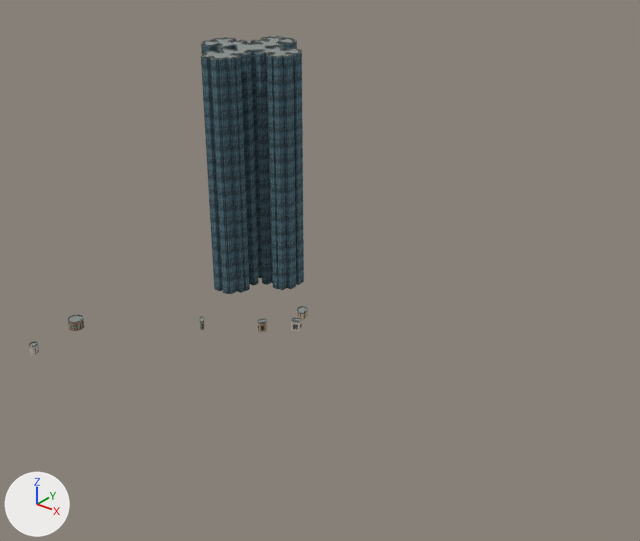
What one commit did to the glTF model Assets/Models/BuildingChunks/kowloon-city-buildings-District_24_-33.glb.
One viewpoint serves both versions: a 50 mm lens placed at (3343.0, 3939.0, 175.0), pointed at (3166.0, 4161.0, 38.0). The lights are fixed; the arrows at lower left show +X, +Y and +Z. The older version comes first. Objects named as collision shapes, trigger or cutter boxes, shadow casters or lower levels of detail are left out. Vertices at exactly the same position are counted once.

Names of what the first picture shows: 'District_24_-33'.
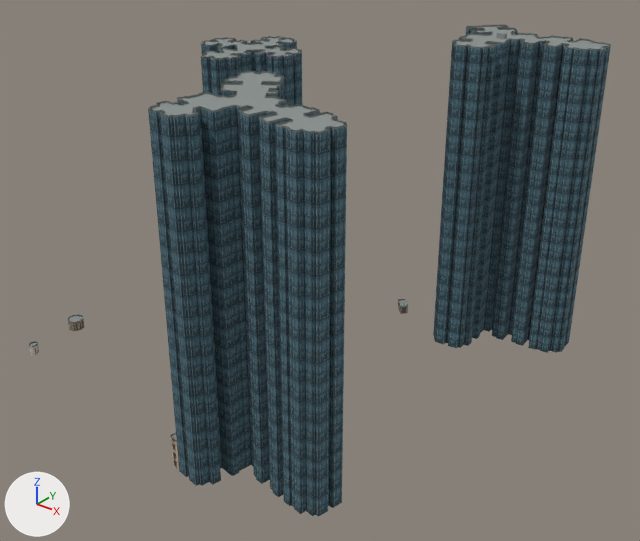
The change in detail:
Material 'CSDI_facade_3' (mat_csdi_facade_3) is new.
Its texture is img_building_facades.
Its roughness is 0.87.
me_district_24__33 is used by ob_district_24__33; location (3072.0, 4224.0, 0.0).
me_district_24__33 had 2756 vertices, 5688 faces and spanned x -1.2..73.3, y -127.6..1.9, z 0.0..100.8.
me_district_24__33 now has 8146 vertices, 16852 faces and spans x -1.2..161.0, y -141.9..17.9, z 0.0..115.5.
me_district_24__33 part 1: a new loose piece of 2823 vertices spanning x 84.3..147.8, y -141.9..-89.6, z 0.0..114.4.
me_district_24__33 part 2: a new loose piece of 2458 vertices spanning x 106.5..161.0, y -23.9..17.9, z 0.0..114.3.
Part 3, on me_district_24__33:
6 vertices are added at (94.3, -7.2, 0.0), (92.2, -9.3, 0.0), (92.2, -9.3, 3.1), (94.3, -7.2, 3.1), (92.2, -9.3, 3.7), (94.3, -7.2, 3.7).
6 new vertices lie (4.1, -4.1, 0.0) away from vertices in x 92.2..94.3, y -9.3..-7.2, z 0.0..3.7.
8 new faces join them, mat_csdi_facade_0 (picture img_building_facades).
18 new faces join them, mat_csdi_roof_concrete_001 (grey #89908e).
Part 4, on me_district_24__33:
8 vertices are added at x 124.2..127.2, y -3.8..-1.8, z 113.8..115.5.
10 new faces join them, mat_csdi_roof_concrete_001 (grey #89908e).
Other edits to the shape of me_district_24__33 do not show in these pictures.
me_district_24__33 gains material mat_csdi_facade_3 (picture img_building_facades).

What differs and where, as boxes (x1, y1, x2, y2) in the pictures (640 x 541 px):
'District_24_-33', reshaped (108% wider, 54% taller)
    before: (29, 36, 308, 355)
    after: (29, 24, 611, 517)
part 1 of me_district_24__33, added (blue)
    after: (148, 71, 347, 517)
part 2 of me_district_24__33, added (blue)
    after: (433, 24, 611, 353)
part 3 of me_district_24__33, added
    after: (398, 299, 408, 314)
part 4 of me_district_24__33, added
    after: (496, 32, 507, 39)
